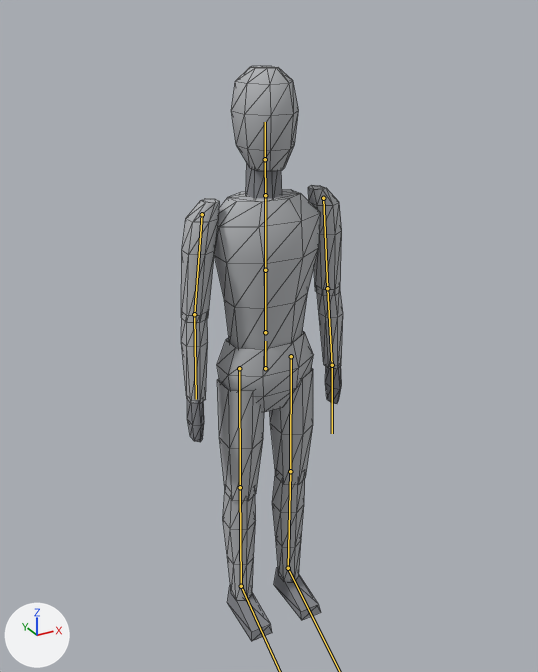
Before and after pictures for a commit that changed the glTF model models/player.glb.
Rendered twice from a 50 mm lens placed at (-0.99, -1.83, 1.94), pointed at (0.09, 0.14, 0.96). The lights are fixed; the arrows at lower left show +X, +Y and +Z. The picture after the commit comes second. The bones that change, and the others that lie on the model, are drawn over the model as lines. Mesh edges are drawn as thin lines.

Objects in the first picture: 'Player'.
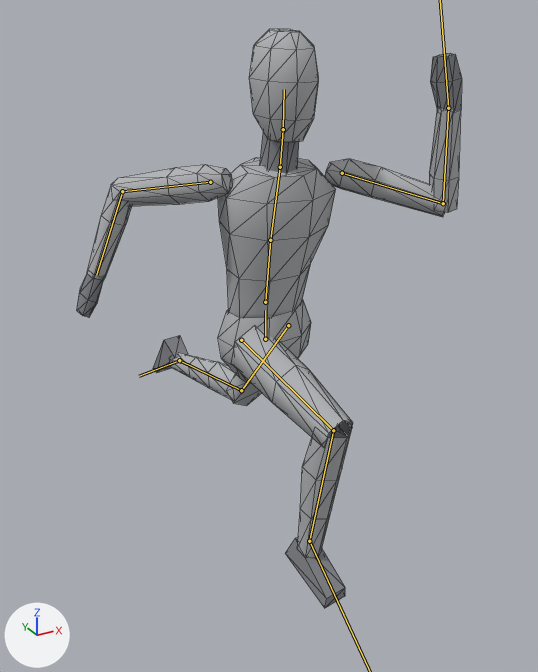
The newer file adds an action. The first version stands in its rest pose; the second is drawn at frame 5 of the action 'run'.

The change, as JSON lines over the scene's bpy script:
```json
{"block": "bone_hips", "where": "bone_hips = bpy.data.objects['PlayerRig'].pose.bones['hips']"}
{"op": "set", "path": "bone_hips.location", "old": "(0.0, 0.0, 0.0)", "new": "(0.0, 0.1, 0.0)"}
{"op": "set", "path": "bone_hips.rotation_quaternion", "old": "(1.0, 0.0, 0.0, 0.0)", "new": "(0.997, 0.0, 0.078, 0.0)", "note": "degrees (0, 0, 0) -> degrees (0, 9, 0)"}
{"block": "bone_spine", "where": "bone_spine = bpy.data.objects['PlayerRig'].pose.bones['spine']  # child of 'hips'"}
{"op": "set", "path": "bone_spine.rotation_quaternion", "old": "(1.0, 0.0, 0.0, 0.0)", "new": "(0.997, 0.07, -0.044, 0.003)", "note": "degrees (0, 0, 0) -> degrees (8, -5, 0)"}
{"block": "bone_chest", "where": "bone_chest = bpy.data.objects['PlayerRig'].pose.bones['chest']  # child of 'spine'"}
{"op": "set", "path": "bone_chest.rotation_quaternion", "old": "(1.0, 0.0, 0.0, 0.0)", "new": "(0.996, 0.043, -0.078, 0.003)", "note": "degrees (0, 0, 0) -> degrees (5, -9, 0)"}
{"block": "bone_neck", "where": "bone_neck = bpy.data.objects['PlayerRig'].pose.bones['neck']  # child of 'chest'"}
{"op": "set", "path": "bone_neck.rotation_quaternion", "old": "(1.0, 0.0, 0.0, 0.0)", "new": "(0.999, -0.044, 0.0, 0.0)", "note": "degrees (0, 0, 0) -> degrees (-5, 0, 0)"}
{"block": "bone_head", "where": "bone_head = bpy.data.objects['PlayerRig'].pose.bones['head']  # child of 'neck'"}
{"op": "set", "path": "bone_head.rotation_quaternion", "old": "(1.0, 0.0, 0.0, 0.0)", "new": "(0.992, -0.043, 0.122, 0.005)", "note": "degrees (0, 0, 0) -> degrees (-5, 14, 0)"}
{"block": "bone_upper_arm_l", "where": "bone_upper_arm_l = bpy.data.objects['PlayerRig'].pose.bones['upper_arm.L']  # child of 'chest'"}
{"op": "set", "path": "bone_upper_arm_l.rotation_quaternion", "old": "(1.0, 0.0, 0.0, 0.0)", "new": "(0.681, -0.563, -0.331, -0.331)", "note": "degrees (0, 0, 0) -> degrees (-75, -55, -8)"}
{"block": "bone_forearm_l", "where": "bone_forearm_l = bpy.data.objects['PlayerRig'].pose.bones['forearm.L']  # child of 'upper_arm.L'"}
{"op": "set", "path": "bone_forearm_l.rotation_quaternion", "old": "(1.0, 0.0, 0.0, 0.0)", "new": "(0.643, -0.763, -0.044, -0.047)", "note": "degrees (0, 0, 0) -> degrees (-100, -7, 0)"}
{"block": "bone_hand_l", "where": "bone_hand_l = bpy.data.objects['PlayerRig'].pose.bones['hand.L']  # child of 'forearm.L'"}
{"op": "set", "path": "bone_hand_l.rotation_quaternion", "old": "(1.0, 0.0, 0.0, 0.0)", "new": "(0.995, -0.104, -0.004, -0.004)", "note": "degrees (0, 0, 0) -> degrees (-12, -1, 0)"}
{"block": "bone_upper_arm_r", "where": "bone_upper_arm_r = bpy.data.objects['PlayerRig'].pose.bones['upper_arm.R']  # child of 'chest'"}
{"op": "set", "path": "bone_upper_arm_r.rotation_quaternion", "old": "(1.0, 0.0, 0.0, 0.0)", "new": "(-0.832, -0.487, 0.178, -0.196)", "note": "degrees (0, 0, 0) -> degrees (58, -29, 10)"}
{"block": "bone_forearm_r", "where": "bone_forearm_r = bpy.data.objects['PlayerRig'].pose.bones['forearm.R']  # child of 'upper_arm.R'"}
{"op": "set", "path": "bone_forearm_r.rotation_quaternion", "old": "(1.0, 0.0, 0.0, 0.0)", "new": "(0.887, -0.46, 0.027, 0.029)", "note": "degrees (0, 0, 0) -> degrees (-55, 4, 2)"}
{"block": "bone_thigh_l", "where": "bone_thigh_l = bpy.data.objects['PlayerRig'].pose.bones['thigh.L']  # child of 'hips'"}
{"op": "set", "path": "bone_thigh_l.rotation_quaternion", "old": "(1.0, 0.0, 0.0, 0.0)", "new": "(-0.946, -0.326, -0.004, -0.004)", "note": "degrees (0, 0, 0) -> degrees (38, 0, 1)"}
{"block": "bone_shin_l", "where": "bone_shin_l = bpy.data.objects['PlayerRig'].pose.bones['shin.L']  # child of 'thigh.L'"}
{"op": "set", "path": "bone_shin_l.rotation_quaternion", "old": "(1.0, 0.0, 0.0, 0.0)", "new": "(0.924, 0.383, 0.0, 0.0)", "note": "degrees (0, 0, 0) -> degrees (45, 0, 0)"}
{"block": "bone_foot_l", "where": "bone_foot_l = bpy.data.objects['PlayerRig'].pose.bones['foot.L']  # child of 'shin.L'"}
{"op": "set", "path": "bone_foot_l.rotation_quaternion", "old": "(1.0, 0.0, 0.0, 0.0)", "new": "(0.94, 0.342, 0.0, 0.0)", "note": "degrees (0, 0, 0) -> degrees (40, 0, 0)"}
{"block": "bone_thigh_r", "where": "bone_thigh_r = bpy.data.objects['PlayerRig'].pose.bones['thigh.R']  # child of 'hips'"}
{"op": "set", "path": "bone_thigh_r.rotation_quaternion", "old": "(1.0, 0.0, 0.0, 0.0)", "new": "(0.793, -0.609, 0.007, 0.007)", "note": "degrees (0, 0, 0) -> degrees (-75, 1, 0)"}
{"block": "bone_shin_r", "where": "bone_shin_r = bpy.data.objects['PlayerRig'].pose.bones['shin.R']  # child of 'thigh.R'"}
{"op": "set", "path": "bone_shin_r.rotation_quaternion", "old": "(1.0, 0.0, 0.0, 0.0)", "new": "(0.737, 0.676, 0.0, 0.0)", "note": "degrees (0, 0, 0) -> degrees (85, 0, 0)"}
{"block": "bone_foot_r", "where": "bone_foot_r = bpy.data.objects['PlayerRig'].pose.bones['foot.R']  # child of 'shin.R'"}
{"op": "set", "path": "bone_foot_r.rotation_quaternion", "old": "(1.0, 0.0, 0.0, 0.0)", "new": "(0.996, 0.087, 0.0, 0.0)", "note": "degrees (0, 0, 0) -> degrees (10, 0, 0)"}
```

Location of each change, (x1, y1, x2, y2) in pixels of the pictures (538 x 672 px):
```json
{"object": "Player", "change": "posed", "before": [181, 66, 343, 642], "after": [77, 29, 462, 608], "on screen": "137% wider"}
{"bone": "hips", "before": "(265, 368) to (265, 341)", "after": "(265, 339) to (265, 310)"}
{"bone": "spine", "before": "(265, 332) to (265, 270)", "after": "(265, 302) to (270, 240)"}
{"bone": "chest", "before": "(265, 270) to (265, 195)", "after": "(270, 240) to (280, 167)"}
{"bone": "neck", "before": "(265, 195) to (265, 159)", "after": "(280, 167) to (283, 129)"}
{"bone": "head", "before": "(265, 159) to (265, 122)", "after": "(283, 129) to (284, 89)"}
{"bone": "upper_arm.L", "before": "(323, 198) to (327, 288)", "after": "(342, 173) to (443, 203)"}
{"bone": "forearm.L", "before": "(327, 288) to (332, 365)", "after": "(443, 203) to (448, 108)"}
{"bone": "upper_arm.R", "before": "(202, 214) to (194, 314)", "after": "(210, 182) to (122, 191)"}
{"bone": "forearm.R", "before": "(194, 314) to (196, 399)", "after": "(122, 191) to (96, 275)"}
{"bone": "thigh.L", "before": "(291, 356) to (290, 471)", "after": "(288, 325) to (241, 390)"}
{"bone": "shin.L", "before": "(290, 471) to (288, 568)", "after": "(241, 390) to (179, 360)"}
{"bone": "thigh.R", "before": "(239, 368) to (240, 487)", "after": "(241, 340) to (333, 430)"}
{"bone": "shin.R", "before": "(240, 487) to (241, 586)", "after": "(333, 430) to (309, 541)"}
```
